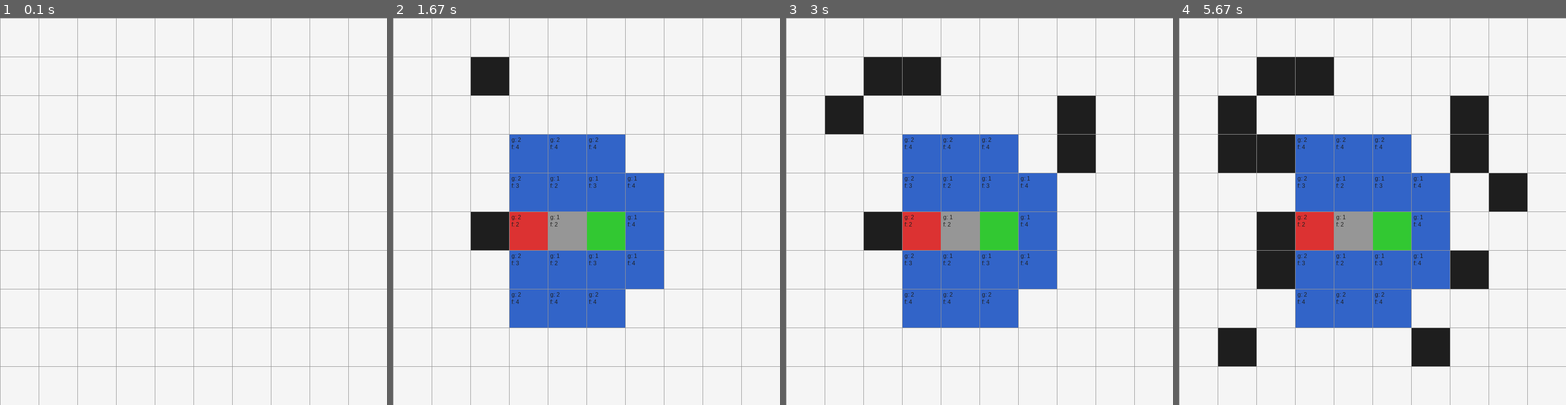
Above: before the commit, frames 1-4 (left to right).
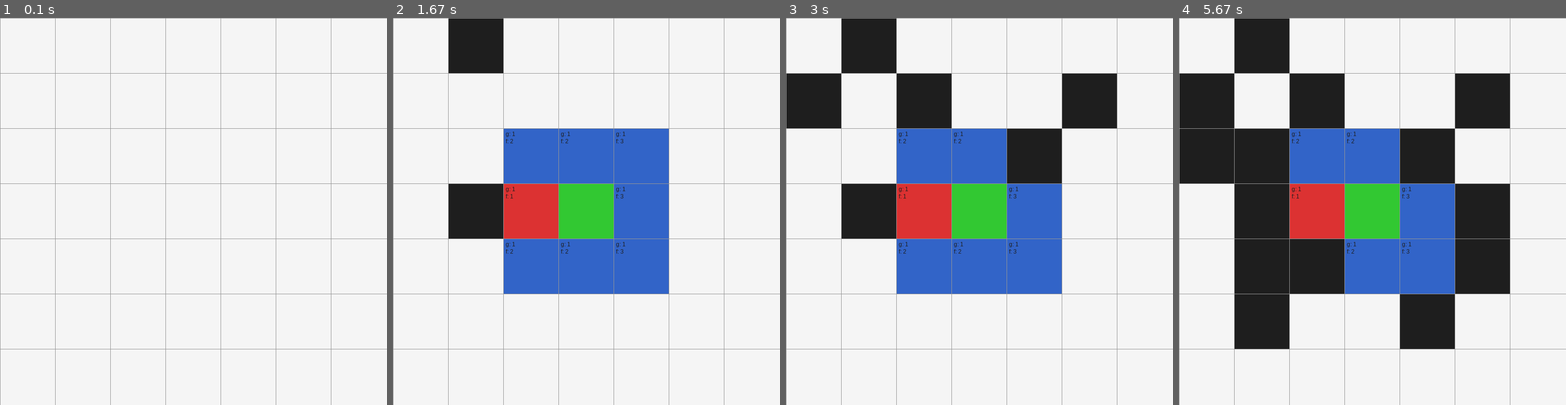
Above: after the commit, the same moments.

Repository: LuisFer237/IAProyectos
Game: pygame game, started from Proyecto1/proyecto1.py
The game is run twice, just before and just after one commit, with the same random seed, the same clock (stepped at 60 frames per second) and the same inputs.
Inputs (mouse positions are in pixels of both pictures, inside the frame that each line leads up to):
- Up to frame 1 (0.1 s): no input
- Up to frame 2 (1.67 s): press the mouse at (586, 238) at 0.37 s; move the mouse to (540, 226) at 0.47 s; release the mouse at (493, 215) at 0.6 s; tap Space at 0.67 s; click (485, 68) at 1.05 s; right-click (687, 273) at 1.38 s
- Up to frame 3 (3 s): click (917, 83) at 1.72 s; click (832, 126) at 2.05 s; click (1060, 141) at 2.38 s; click (1064, 118) at 2.72 s
- Up to frame 4 (5.67 s): click (1287, 141) at 3.05 s; click (1476, 254) at 3.38 s; click (1295, 242) at 3.72 s; click (1507, 207) at 4.05 s; click (1442, 339) at 4.38 s; click (1237, 346) at 4.72 s; click (1275, 277) at 5.05 s; click (1229, 141) at 5.38 s

The runs differ from the first frame. In frame 1, 3.7% of the frame differs, in the area x 0-100%, y 0-100%; in frame 2, 17%; in frame 3, 23%; in frame 4, 34%.

Commit message:
Refactor A* algorithm variable names for clarity and adjust grid size in main function

Diff:
--- a/Proyecto1/proyecto1.py
+++ b/Proyecto1/proyecto1.py
@@ -1,7 +1,6 @@
 import pygame
 import heapq
 
-# Inicializar Pygame
 pygame.init()
 
 # Configuraciones iniciales
@@ -29,8 +28,8 @@
         self.ancho = ancho
         self.total_filas = total_filas
         self.vecinos = []
-        self.g_score = float("inf")
-        self.f_score = float("inf")
+        self.valor_g = float("inf")
+        self.valor_f = float("inf")
 
     def get_pos(self):
         return self.fila, self.col
@@ -58,10 +57,10 @@
 
     def dibujar(self, ventana):
         pygame.draw.rect(ventana, self.color, (self.x, self.y, self.ancho, self.ancho))
-        if self.g_score != float("inf") and self.f_score != float("inf"):
+        if self.valor_g != float("inf") and self.valor_f != float("inf"):
             font = pygame.font.SysFont('Arial', 12)
-            g_text = font.render(f'g: {int(self.g_score)}', True, NEGRO)
-            f_text = font.render(f'f: {int(self.f_score)}', True, NEGRO)
+            g_text = font.render(f'g: {int(self.valor_g)}', True, NEGRO)
+            f_text = font.render(f'f: {int(self.valor_f)}', True, NEGRO)
             ventana.blit(g_text, (self.x + 5, self.y + 5))
             ventana.blit(f_text, (self.x + 5, self.y + 20))
 
@@ -129,15 +128,15 @@
         actual.color = GRIS
         draw()
 
-def algoritmo_a_star(draw, grid, inicio, fin):
+def algoritmoasterisco(draw, grid, inicio, fin):
     count = 0
     open_set = []
     heapq.heappush(open_set, (0, count, inicio))
     came_from = {}
-    g_score = {nodo: float("inf") for fila in grid for nodo in fila}
-    g_score[inicio] = 0
-    f_score = {nodo: float("inf") for fila in grid for nodo in fila}
-    f_score[inicio] = heuristica(inicio.get_pos(), fin.get_pos())
+    valor_g = {nodo: float("inf") for fila in grid for nodo in fila}
+    valor_g[inicio] = 0
+    valor_f = {nodo: float("inf") for fila in grid for nodo in fila}
+    valor_f[inicio] = heuristica(inicio.get_pos(), fin.get_pos())
 
     open_set_hash = {inicio}
 
@@ -156,17 +155,17 @@
             return True
 
         for vecino in actual.vecinos:
-            temp_g_score = g_score[actual] + 1
-
-            if temp_g_score < g_score[vecino]:
+            temp_valor_g = valor_g[actual] + 1
+
+            if temp_valor_g < valor_g[vecino]:
                 came_from[vecino] = actual
-                g_score[vecino] = temp_g_score
-                f_score[vecino] = temp_g_score + heuristica(vecino.get_pos(), fin.get_pos())
-                vecino.g_score = g_score[vecino]
-                vecino.f_score = f_score[vecino]
+                valor_g[vecino] = temp_valor_g
+                valor_f[vecino] = temp_valor_g + heuristica(vecino.get_pos(), fin.get_pos())
+                vecino.valor_g = valor_g[vecino]
+                vecino.valor_f = valor_f[vecino]
                 if vecino not in open_set_hash:
                     count += 1
-                    heapq.heappush(open_set, (f_score[vecino], count, vecino))
+                    heapq.heappush(open_set, (valor_f[vecino], count, vecino))
                     open_set_hash.add(vecino)
                     vecino.color = AZUL
 
@@ -178,7 +177,7 @@
     return False
 
 def main(ventana, ancho):
-    FILAS = 10
+    FILAS = 7
     grid = crear_grid(FILAS, ancho)
 
     inicio = None
@@ -192,7 +191,7 @@
             if event.type == pygame.QUIT:
                 corriendo = False
 
-            if pygame.mouse.get_pressed()[0]:  # Click izquierdo
+            if pygame.mouse.get_pressed()[0]:
                 pos = pygame.mouse.get_pos()
                 fila, col = obtener_click_pos(pos, FILAS, ancho)
                 nodo = grid[fila][col]
@@ -207,7 +206,7 @@
                 elif nodo != fin and nodo != inicio:
                     nodo.hacer_pared()
 
-            elif pygame.mouse.get_pressed()[2]:  # Click derecho
+            elif pygame.mouse.get_pressed()[2]:
                 pos = pygame.mouse.get_pos()
                 fila, col = obtener_click_pos(pos, FILAS, ancho)
                 nodo = grid[fila][col]
@@ -223,7 +222,7 @@
                         for nodo in fila:
                             nodo.actualizar_vecinos(grid)
 
-                    algoritmo_a_star(lambda: dibujar(ventana, grid, FILAS, ancho), grid, inicio, fin)
+                    algoritmoasterisco(lambda: dibujar(ventana, grid, FILAS, ancho), grid, inicio, fin)
 
     pygame.quit()
 
